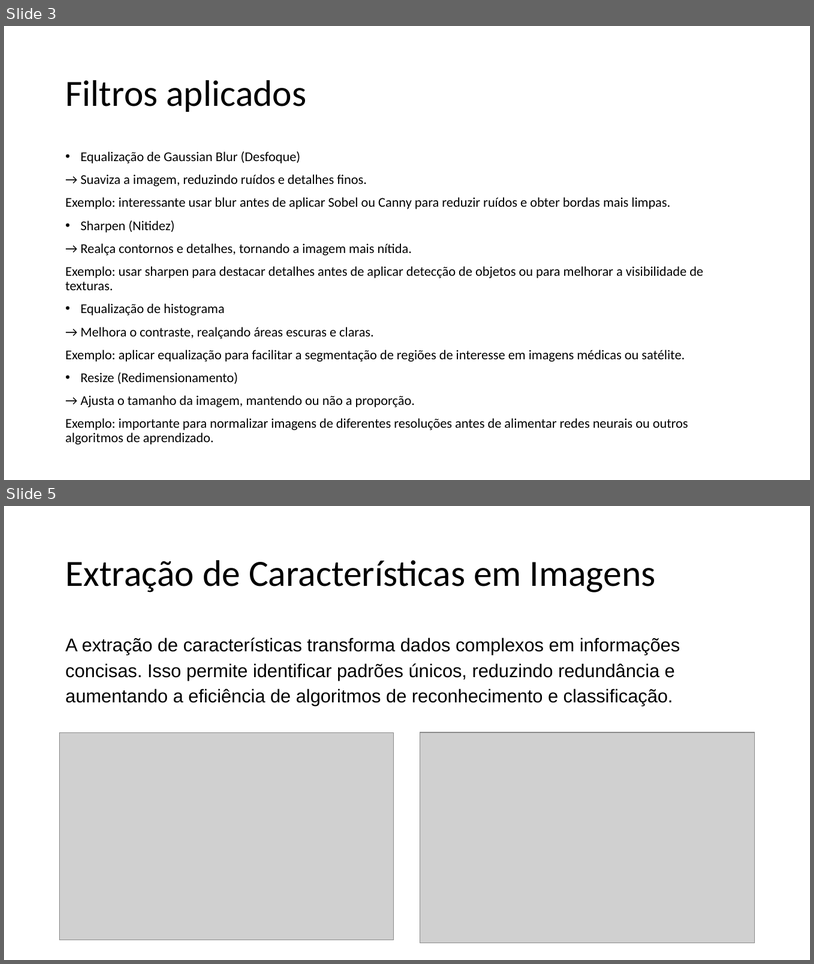
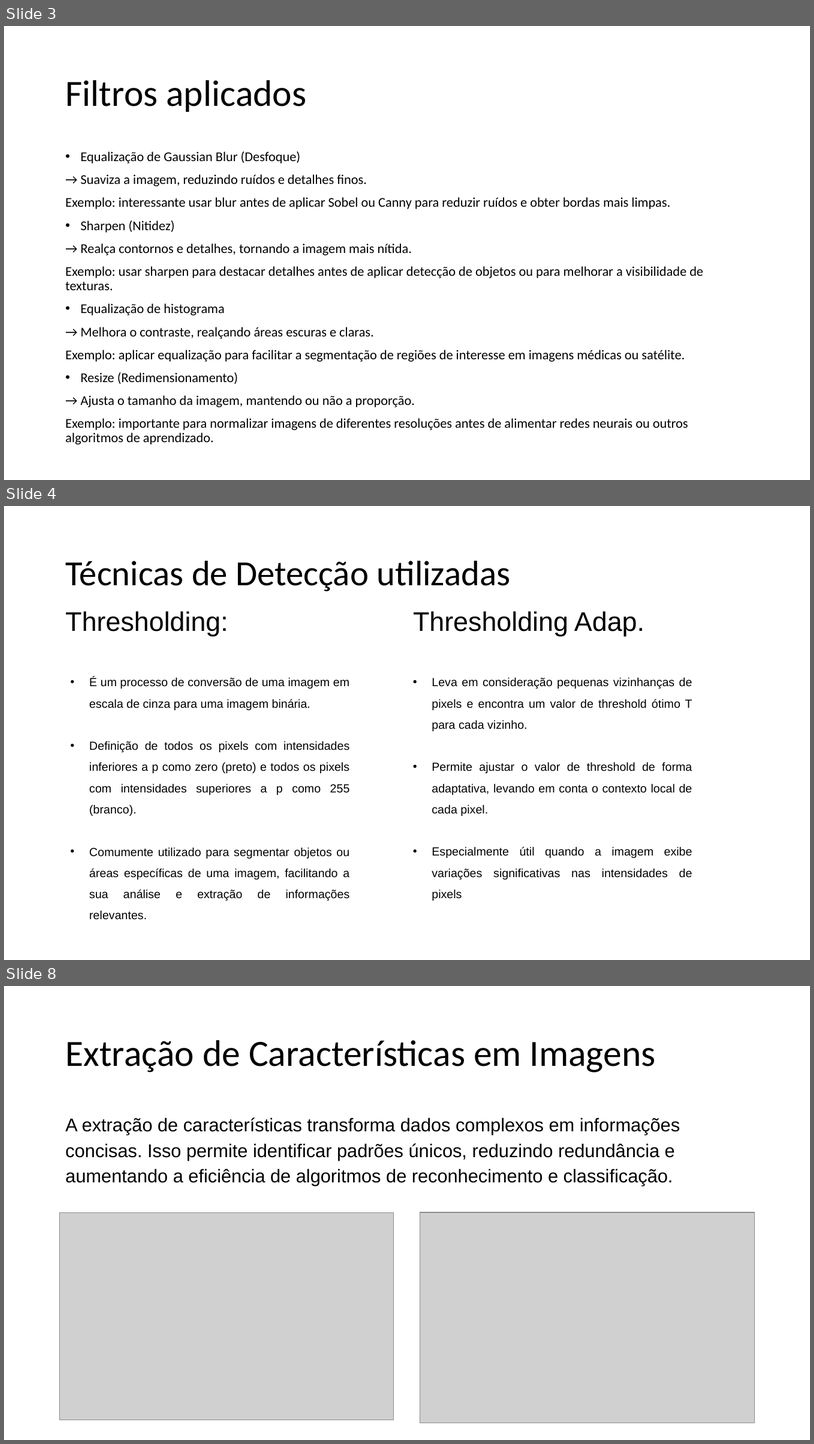
Before and after one commit to WilliamFelipeCosc/TrabalhoVisCompA1, a slide deck: Projeto Integrado de Visão Computacional e Inteligência Artificial 1.pptx. Shown one above the other, each under a label of ours: slides 3 and 5 before the commit, slides 3, 4 and 8 after it; the slides between them are not shown. The pictures are 814x964 and 814x1444 pixels, drawn with LibreOffice and Linux fonts; fonts in the diff are those of the drawing; grey boxes stand for pictures. Boxes give left, top, right and bottom in pixels: in the first picture for what was removed or moved away, otherwise in the second. Text is boxed around its words. In the diff, an @@ line names an element or a change of style, - is before the commit and + after.

Commit message:
feat: new thresholding and sobel code

```diff
--- a/Projeto Integrado de Visão Computacional e Inteligência Artificial 1.pptx
+++ b/Projeto Integrado de Visão Computacional e Inteligência Artificial 1.pptx
@@ slide 4 added at (x1=4, y1=506, x2=810, y2=960), background #FFFFFF @@
@@ title added at (x1=65, y1=561, x2=510, y2=591), 42 pt, text #000000 @@
+Técnicas de Detecção utilizadas
@@ text added at (x1=65, y1=611, x2=228, y2=636), 32 pt, text #000000 @@
+Thresholding:
@@ text added at (x1=413, y1=611, x2=645, y2=636), 32 pt, text #000000 @@
+Thresholding Adap.
@@ text added at (x1=89, y1=677, x2=350, y2=900), 14 pt, text #000000 @@
+• É um processo de conversão de uma imagem em escala de cinza para uma imagem binária.
+• Definição de todos os pixels com intensidades inferiores a p como zero (preto) e todos os pixels com intensidades superiores a p como 255 (branco).
+• Comumente utilizado para segmentar objetos ou áreas específicas de uma imagem, facilitando a sua análise e extração de informações relevantes.
@@ text added at (x1=432, y1=677, x2=693, y2=900), 14 pt, text #000000 @@
+• Leva em consideração pequenas vizinhanças de pixels e encontra um valor de threshold ótimo T para cada vizinho.
+• Permite ajustar o valor de threshold de forma adaptativa, levando em conta o contexto local de cada pixel.
+• Especialmente útil quando a imagem exibe variações significativas nas intensidades de pixels
@@ what was slide 5 is now slide 8 @@
```
Also in this commit, not shown: 1 slide changed, 3 other slides added, 1 slide removed, 1 other file.
